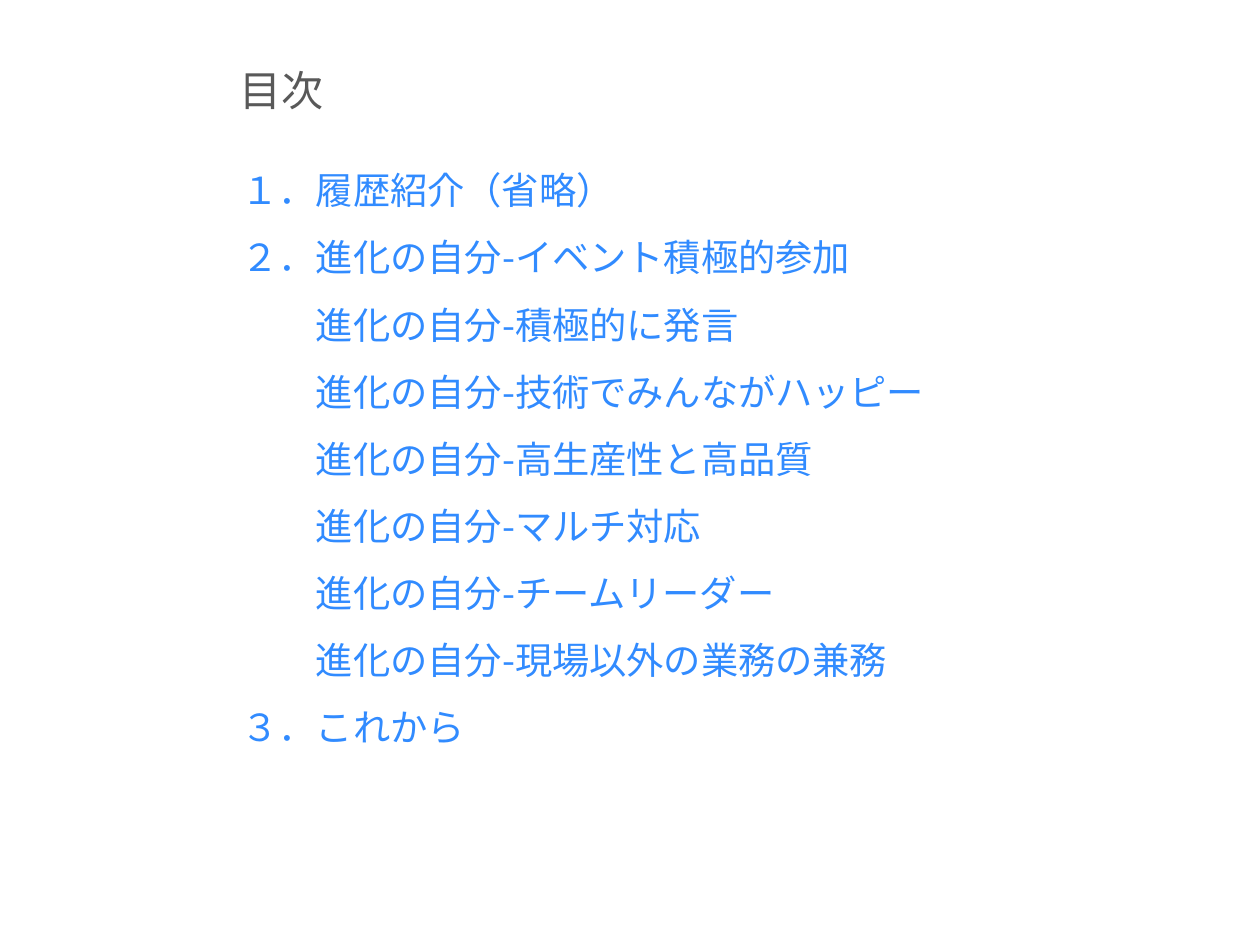
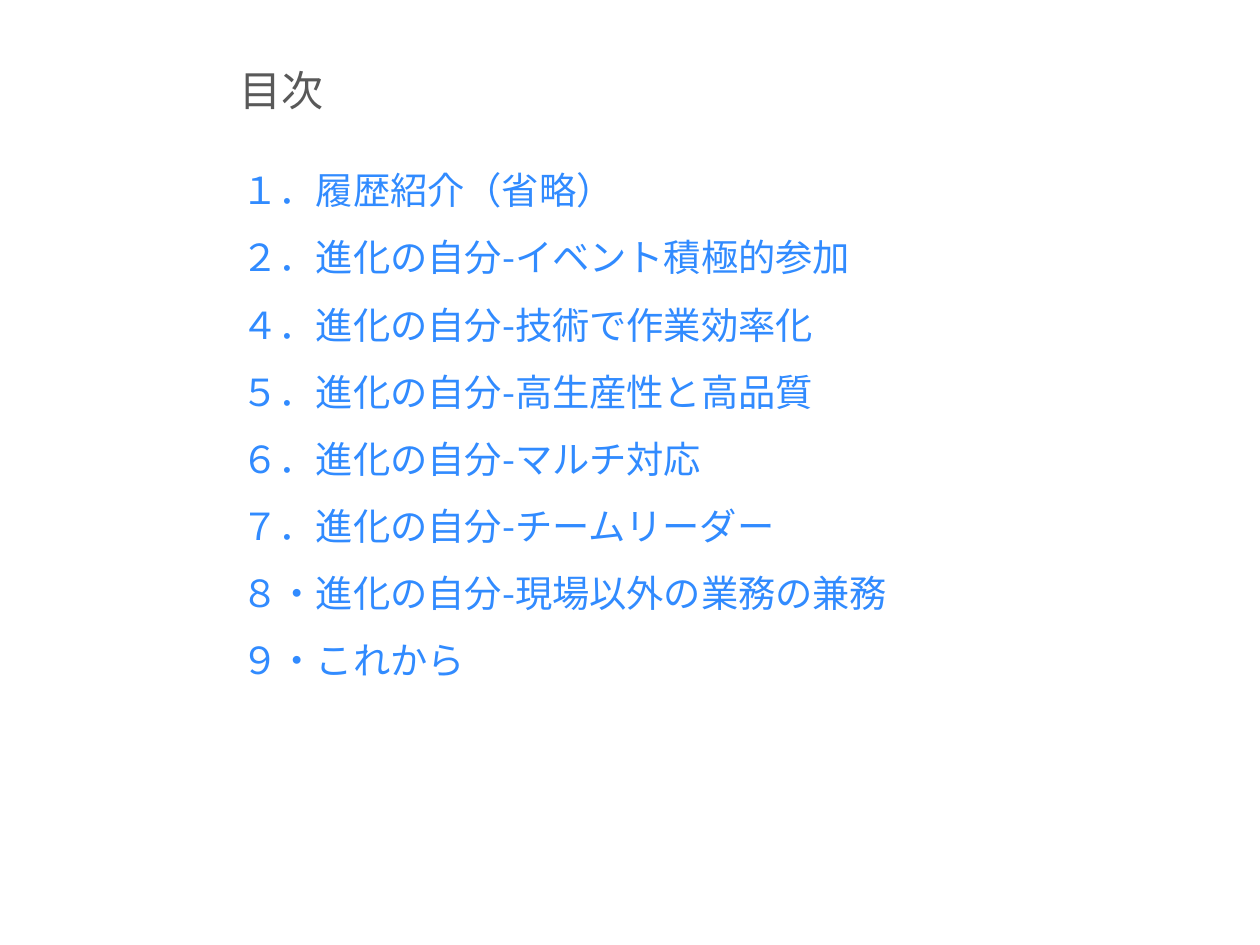
Before and after one commit to milo-bb/test, a slide deck: slide 2 of 昇格プレゼン(徐洋)_new.pptx. Drawn at 1260x945 pixels with LibreOffice and Linux fonts; fonts in the diff are those of the drawing; background and template pictures are left out. Boxes give left, top, right and bottom in pixels: in the first picture for what was removed or moved away, otherwise in the second. Text is boxed around its words. In the diff, an @@ line names an element or a change of style, - is before the commit and + after.

```diff
--- a/昇格プレゼン(徐洋)_new.pptx
+++ b/昇格プレゼン(徐洋)_new.pptx
@@ text at <box>241,307,887,676</box>: text changed @@
-進化の自分-積極的に発言
-進化の自分-技術でみんながハッピー
-進化の自分-高生産性と高品質
-進化の自分-マルチ対応
-進化の自分-チームリーダー
-進化の自分-現場以外の業務の兼務
-３．これから
+４．進化の自分-技術で作業効率化
+５．進化の自分-高生産性と高品質
+６．進化の自分-マルチ対応
+７．進化の自分-チームリーダー
+８・進化の自分-現場以外の業務の兼務
+９・これから
```
Also in this commit, not shown: 9 other slides changed, 2 slides removed.
